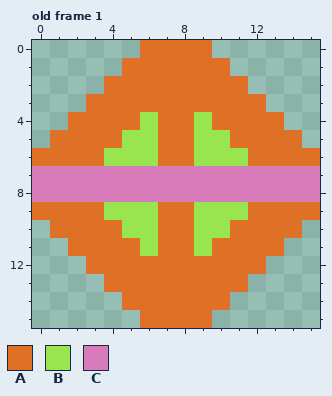
Two states of a pixel-art file, Engine/art/sprites/test.ase. Above, as it was before the edit.
16x16 pixels, 1 frame. Shown: old frame 1. The commit also changed other frames, which this record leaves out.
Palette (. is transparent): A #df7126  B #99e550  C #d77bba
Pixels before, old frame 1, first column x 0:
 0 ......AAAA......
 1 .....AAAAAA.....
 2 ....AAAAAAAA....
 3 ...AAAAAAAAAA...
 4 ..AAAABAABAAAA..
 5 .AAAABBAABBAAAA.
 6 AAAABBBAABBBAAAA
 7 CCCCCCCCCCCCCCCC
 8 CCCCCCCCCCCCCCCC
 9 AAAABBBAABBBAAAA
10 .AAAABBAABBAAAA.
11 ..AAAABAABAAAA..
12 ...AAAAAAAAAA...
13 ....AAAAAAAA....
14 .....AAAAAA.....
15 ......AAAA......
The same view after the edit:
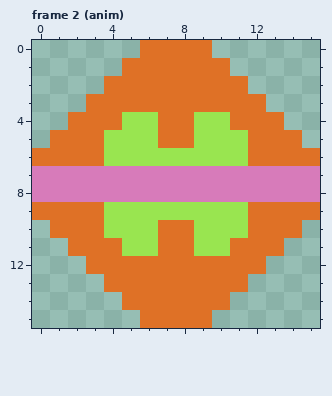
A new or re-ordered frame is compared with the old frame closest to it.
Diff:
{"change": "frames 1 -> 4"}
{"where": "frame 2 (anim) is new; against old frame 1"}
{"frame":2,"y":4,"x":5,"old":"A","new":"B"}
{"frame":2,"y":4,"x":10,"old":"A","new":"B"}
{"frame":2,"y":5,"x":4,"old":"A","new":"B"}
{"frame":2,"y":5,"x":11,"old":"A","new":"B"}
{"frame":2,"y":6,"x":7,"old":"AA","new":"BB"}
{"frame":2,"y":9,"x":7,"old":"AA","new":"BB"}
{"frame":2,"y":10,"x":4,"old":"A","new":"B"}
{"frame":2,"y":10,"x":11,"old":"A","new":"B"}
{"frame":2,"y":11,"x":5,"old":"A","new":"B"}
{"frame":2,"y":11,"x":10,"old":"A","new":"B"}
{"label":"changed","picture_box":[104,112,248,256]}
